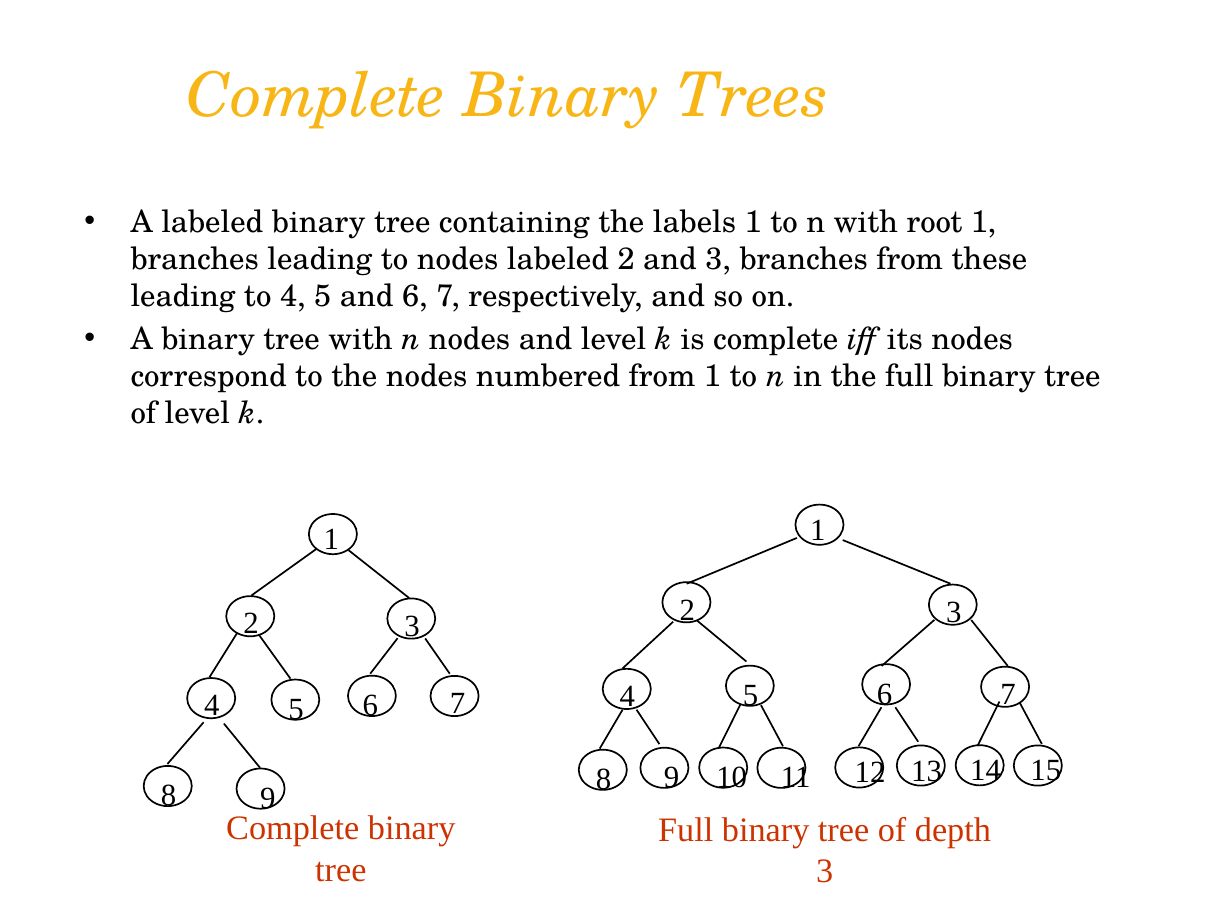
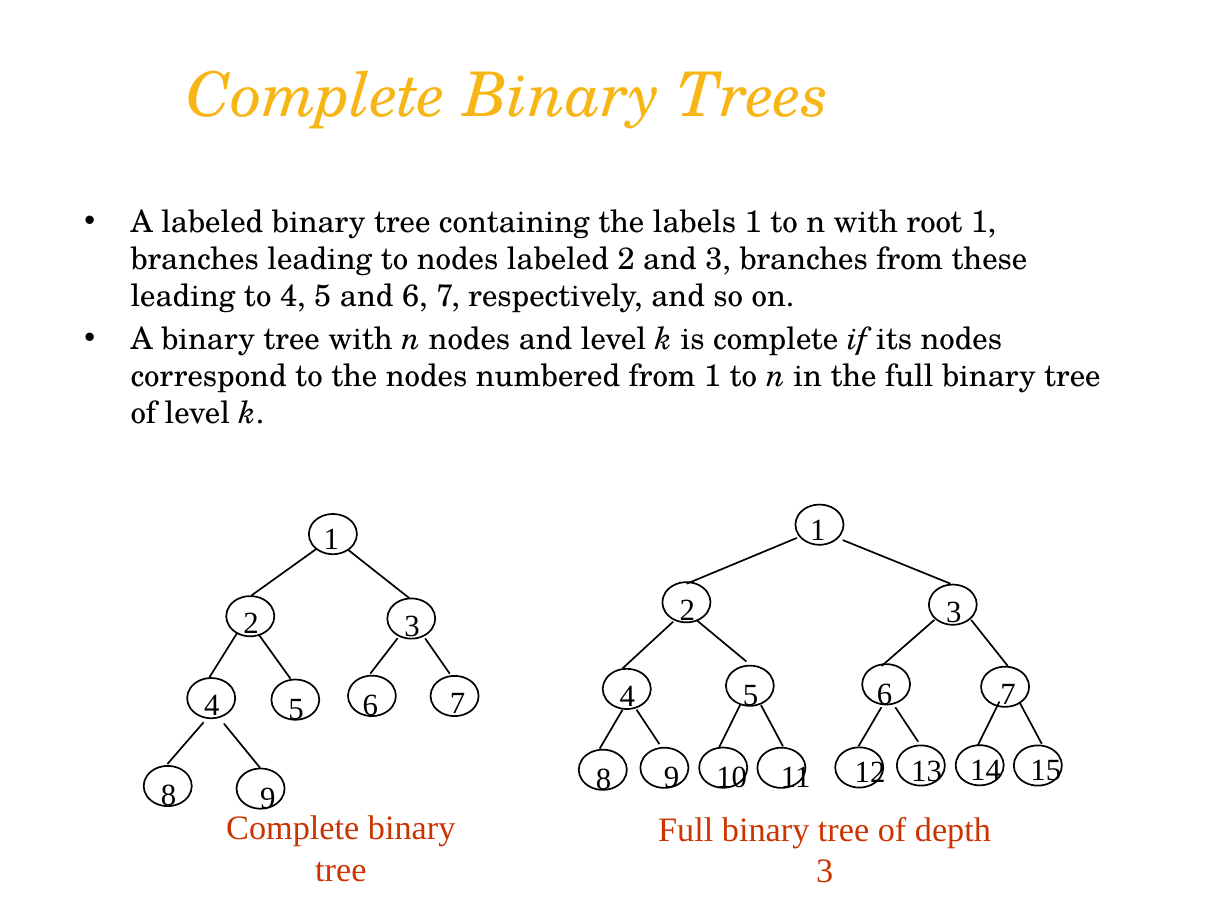
Before and after one commit to sundyCoder/CSK, a slide deck: slide 32 of 3@CSDS/PPT/4@tree.pptx. Drawn at 1232x924 pixels with LibreOffice and Linux fonts; fonts in the diff are those of the drawing. Boxes give left, top, right and bottom in pixels: in the first picture for what was removed or moved away, otherwise in the second. Text is boxed around its words. In the diff, an @@ line names an element or a change of style, - is before the commit and + after.

```diff
--- a/3@CSDS/PPT/4@tree.pptx
+++ b/3@CSDS/PPT/4@tree.pptx
@@ text at (131, 326, 1100, 424): text changed @@
-• A binary tree with n nodes and level k is complete iff its nodes correspond to the nodes numbered from 1 to n in the full binary tree of level k.
+• A binary tree with n nodes and level k is complete if its nodes correspond to the nodes numbered from 1 to n in the full binary tree of level k.
```
Also in this commit, not shown: 5 other slides changed, 1 other file.
